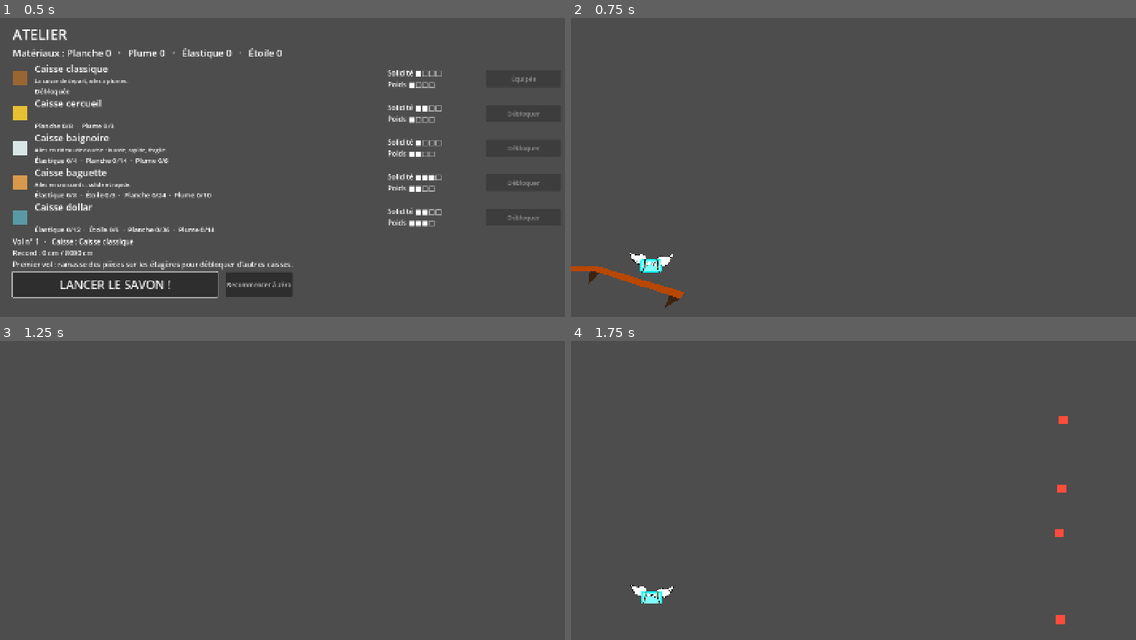
Above: before the commit, frames 1-4 (two rows, left to right).
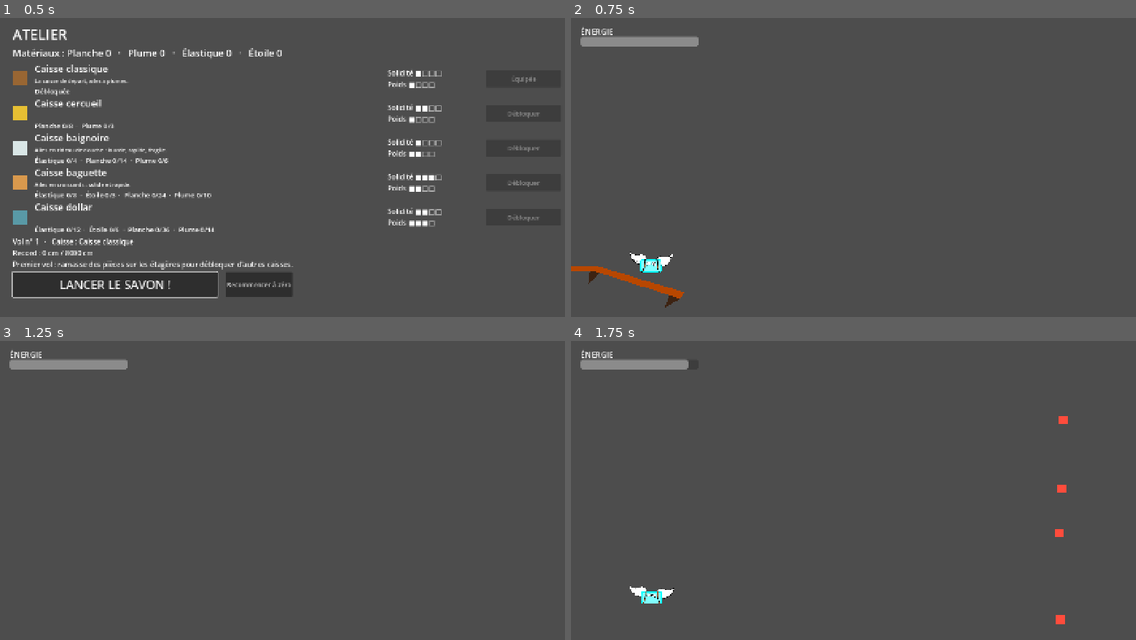
Above: after the commit, the same moments.

Repository: atostivint/LesAilesEtLaCaisse
Game: Godot game, scene res://scenes/atelier.tscn
The game is run twice, just before and just after one commit, with the same random seed, the same clock (stepped at 60 frames per second) and the same inputs.
Inputs (mouse positions are in pixels of both pictures, inside the frame that each line leads up to):
- Up to frame 1 (0.5 s): no input
- Up to frame 2 (0.75 s): click "LANCER LE SAVON !" at 0.5 s
- Up to frame 3 (1.25 s): no input
- Up to frame 4 (1.75 s): move the mouse to (983, 484) at 1.27 s; hold Space (thrust) from 1.28 s (still down); click (983, 484) at 1.42 s

Frame 1 is identical in both runs. In frame 2, 0.8% of the frame differs, in the area x 1-23%, y 3-10%; in frame 3, 0.8%; in frame 4, 0.8%.

Commit message:
Add energy bar that recharges on shelves

Diff:
--- a/scenes/level.gd
+++ b/scenes/level.gd
@@ -6,6 +6,7 @@
 
 @onready var soap = $Soap
 @onready var cam = $Camera2D
+@onready var flight_energy_bar: ProgressBar = %FlightEnergy
 
 @export var trap_timer_init: float = 0.5
 
@@ -20,9 +21,15 @@
 	soap.cruise_speed = cruise_speed
 	soap.gravity = gravity
 	soap.jet_thrust = jet_thrust
+	flight_energy_bar.max_value = soap.max_flight_energy
+	flight_energy_bar.value = soap.flight_energy
 
 	trap_spawners = %TrapsSpawnerGroup.get_children()
 	%TrapTimer.wait_time = trap_timer_init
+
+
+func _process(_delta: float) -> void:
+	flight_energy_bar.value = soap.flight_energy
 
 
 func _physics_process(delta: float) -> void:
--- a/scenes/level.tscn
+++ b/scenes/level.tscn
@@ -17,6 +17,24 @@
 
 [node name="Camera2D" type="Camera2D" parent="." unique_id=1352944768]
 position = Vector2(731, 409)
+
+[node name="HUD" type="CanvasLayer" parent="." unique_id=1949068157]
+
+[node name="EnergyLabel" type="Label" parent="HUD" unique_id=1949068158]
+offset_left = 24.0
+offset_top = 20.0
+offset_right = 324.0
+offset_bottom = 44.0
+theme_override_font_sizes/font_size = 20
+text = "ÉNERGIE"
+
+[node name="FlightEnergy" type="ProgressBar" parent="HUD" unique_id=1949068159]
+unique_name_in_owner = true
+offset_left = 24.0
+offset_top = 48.0
+offset_right = 324.0
+offset_bottom = 72.0
+show_percentage = false
 
 [node name="TrapsSpawnerGroup" type="Polygon2D" parent="." unique_id=1986952392]
 unique_name_in_owner = true
--- a/scenes/shelf.tscn
+++ b/scenes/shelf.tscn
@@ -2,7 +2,7 @@
 
 [ext_resource type="Script" uid="uid://e7j2cm5fc1x3" path="res://scripts/shelf.gd" id="1_shelf"]
 
-[node name="Shelf" type="StaticBody2D" unique_id=1763206019]
+[node name="Shelf" type="StaticBody2D" unique_id=1763206019 groups=["shelves"]]
 script = ExtResource("1_shelf")
 
 [node name="BracketLeft" type="Polygon2D" parent="." unique_id=1016831617]
--- a/scenes/soap.gd
+++ b/scenes/soap.gd
@@ -3,6 +3,12 @@
 var cruise_speed: float
 var gravity: float
 var jet_thrust: float
+
+@export_group("Jauge de vol")
+@export_range(1.0, 1000.0, 1.0) var max_flight_energy := 100.0
+@export_range(0.0, 100.0, 0.5) var energy_drain_per_second := 20.0
+@export_range(0.0, 100.0, 0.5) var energy_recharge_per_second := 35.0
+var flight_energy: float
 
 ##  - les ailes battent en boucle (AnimationPlayer « WingsPlayer »), plus vite quand le jet est maintenu ;
 ##  - les yeux regardent devant, puis de temps en temps en bas d'un côté ou de l'autre (peur de tomber) ;
@@ -55,8 +61,13 @@
 @onready var gaze_timer: Timer = $GazeTimer
 @onready var mouth_timer: Timer = $MouthTimer
 
+var SHELF_SLOPE_TANGENT := Vector2(221.0, 71.0).normalized()
+var SHELF_SLOPE_NORMAL := Vector2(-71.0, 221.0).normalized()
+const MIN_SLOPE_SLIDE_SPEED := 40.0
+
 func _ready() -> void:
 	velocity = Vector2(1, 1)
+	flight_energy = max_flight_energy
 
 	$Visuals/Fond.self_modulate = body_color
 	mouth_timer.wait_time = mouth_interval
@@ -67,12 +78,29 @@
 	velocity += Vector2(0, gravity) * delta
 	velocity.x = cruise_speed * delta
 
-	if Input.is_action_just_pressed("thrust"):
-		velocity.y = 0
-	if Input.is_action_pressed("thrust"):
+	thrusting = Input.is_action_pressed("thrust") and flight_energy > 0.0
+	if thrusting:
+		if Input.is_action_just_pressed("thrust"):
+			velocity.y = 0.0
 		velocity.y -= jet_thrust * delta
+		flight_energy = maxf(0.0, flight_energy - energy_drain_per_second * delta)
 
 	move_and_slide()
+	if _is_sliding_on_shelf_slope():
+		flight_energy = minf(max_flight_energy, flight_energy + energy_recharge_per_second * delta)
+
+
+func _is_sliding_on_shelf_slope() -> bool:
+	for i in get_slide_collision_count():
+		var collision := get_slide_collision(i)
+		var collider := collision.get_collider() as Node
+		if collider != null and collider.is_in_group("shelves"):
+			return true
+		# if absf(collision.get_normal().dot(SHELF_SLOPE_NORMAL)) < 0.98:
+		# 	continue
+		# if absf(velocity.dot(SHELF_SLOPE_TANGENT)) >= MIN_SLOPE_SLIDE_SPEED:
+		# 	return true
+	return false
 
 
 func set_crate_texture(texture: Texture2D) -> void:
--- /dev/null
+++ b/scenes/soap_a.tscn
@@ -0,0 +1,143 @@
+[gd_scene format=3 uid="uid://41rgft6gb77r"]
+
+[ext_resource type="Script" uid="uid://ee3lkbentbds" path="res://scripts/soap.gd" id="1_script"]
+[ext_resource type="Texture2D" uid="uid://dtaqxwt3eml0l" path="res://artwork/sprites/aile_gauche.svg" id="t_aile_gauche"]
+[ext_resource type="Texture2D" uid="uid://b27rq47akl4pl" path="res://artwork/sprites/aile_droite.svg" id="t_aile_droite"]
+[ext_resource type="Texture2D" uid="uid://codbfaocqrx5e" path="res://artwork/sprites/savon_bleu_fond.svg" id="t_fond"]
+[ext_resource type="Texture2D" uid="uid://bys3of372vlaj" path="res://artwork/sprites/savon_bleu_contour.svg" id="t_contour"]
+[ext_resource type="Texture2D" uid="uid://dxopa0kyyetjg" path="res://artwork/sprites/savon_bleu_reflet.svg" id="t_reflet"]
+[ext_resource type="Texture2D" uid="uid://b48vn28w7brq0" path="res://artwork/sprites/savon_bleu_sangles.svg" id="t_sangles"]
+[ext_resource type="Texture2D" uid="uid://cxuba43e4c00v" path="res://artwork/sprites/savon_bleu_yeux_blancs.svg" id="t_yeux"]
+[ext_resource type="Texture2D" uid="uid://lupppk2b8v83" path="res://artwork/sprites/savon_bleu_pupille_gauche.svg" id="t_pg"]
+[ext_resource type="Texture2D" uid="uid://dy3thawbe65cp" path="res://artwork/sprites/savon_bleu_pupille_droite.svg" id="t_pd"]
+[ext_resource type="Texture2D" uid="uid://bmacnqyvlkylp" path="res://artwork/sprites/savon_bleu_bouche_grimace.svg" id="t_grimace"]
+[ext_resource type="Texture2D" uid="uid://cndr5p0jcu7uf" path="res://artwork/sprites/savon_bleu_bouche_sourire.svg" id="t_sourire"]
+[ext_resource type="Texture2D" uid="uid://c0c43ouj35xis" path="res://artwork/sprites/savon_bleu_bouche_moue.svg" id="t_moue"]
+[ext_resource type="Texture2D" uid="uid://bx5n4ni7fnnxw" path="res://artwork/sprites/savon_bleu_bouche_inquiete.svg" id="t_inquiete"]
+[ext_resource type="Texture2D" uid="uid://ts2qb5sliieh" path="res://artwork/sprites/savon_bleu_bouche_surprise.svg" id="t_surprise"]
+
+[sub_resource type="Animation" id="Animation_blink"]
+resource_name = "blink"
+length = 0.1667
+loop_mode = 1
+tracks/0/type = "value"
+tracks/0/imported = false
+tracks/0/enabled = true
+tracks/0/path = NodePath(".:modulate")
+tracks/0/interp = 1
+tracks/0/loop_wrap = true
+tracks/0/keys = {
+"times": PackedFloat32Array(0, 0.0833),
+"transitions": PackedFloat32Array(1, 1),
+"update": 1,
+"values": [Color(1, 1, 1, 0.35), Color(1, 1, 1, 1)]
+}
+
+[sub_resource type="AnimationLibrary" id="AnimationLibrary_soap"]
+_data = {
+&"blink": SubResource("Animation_blink")
+}
+
+[sub_resource type="Animation" id="Animation_flap"]
+resource_name = "flap"
+length = 0.5
+loop_mode = 1
+tracks/0/type = "value"
+tracks/0/imported = false
+tracks/0/enabled = true
+tracks/0/path = NodePath("Visuals/AileGauche:rotation")
+tracks/0/interp = 2
+tracks/0/loop_wrap = true
+tracks/0/keys = {
+"times": PackedFloat32Array(0, 0.25, 0.5),
+"transitions": PackedFloat32Array(1, 1, 1),
+"update": 0,
+"values": [0.45, -0.35, 0.45]
+}
+tracks/1/type = "value"
+tracks/1/imported = false
+tracks/1/enabled = true
+tracks/1/path = NodePath("Visuals/AileDroite:rotation")
+tracks/1/interp = 2
+tracks/1/loop_wrap = true
+tracks/1/keys = {
+"times": PackedFloat32Array(0, 0.25, 0.5),
+"transitions": PackedFloat32Array(1, 1, 1),
+"update": 0,
+"values": [-0.45, 0.35, -0.45]
+}
+
+[sub_resource type="AnimationLibrary" id="AnimationLibrary_wings"]
+_data = {
+&"flap": SubResource("Animation_flap")
+}
+
+[node name="Soap" type="Node2D" unique_id=674192252]
+modulate = Color(1, 1, 1, 1)
+script = ExtResource("1_script")
+mouths = Array[Texture2D]([ExtResource("t_grimace"), ExtResource("t_sourire"), ExtResource("t_moue"), ExtResource("t_inquiete"), ExtResource("t_surprise")])
+
+[node name="Visuals" type="Node2D" parent="."]
+scale = Vector2(0.29, 0.29)
+
+[node name="AileGauche" type="Node2D" parent="Visuals"]
+position = Vector2(-57.4, -38.2)
+
+[node name="Sprite" type="Sprite2D" parent="Visuals/AileGauche"]
+position = Vector2(-50.2, -38.7)
+texture = ExtResource("t_aile_gauche")
+
+[node name="AileDroite" type="Node2D" parent="Visuals"]
+position = Vector2(59.3, -21.7)
+
+[node name="Sprite" type="Sprite2D" parent="Visuals/AileDroite"]
+position = Vector2(50.2, -38.7)
+texture = ExtResource("t_aile_droite")
+
+[node name="Caisse" type="Sprite2D" parent="Visuals"]
+position = Vector2(0, -107.93)
+
+[node name="Fond" type="Sprite2D" parent="Visuals"]
+texture = ExtResource("t_fond")
+
+[node name="Contour" type="Sprite2D" parent="Visuals"]
+texture = ExtResource("t_contour")
+
+[node name="Reflet" type="Sprite2D" parent="Visuals"]
+texture = ExtResource("t_reflet")
+
+[node name="Sangles" type="Sprite2D" parent="Visuals"]
+texture = ExtResource("t_sangles")
+
+[node name="YeuxBlancs" type="Sprite2D" parent="Visuals"]
+texture = ExtResource("t_yeux")
+
+[node name="PupilleGauche" type="Sprite2D" parent="Visuals"]
+texture = ExtResource("t_pg")
+
+[node name="PupilleDroite" type="Sprite2D" parent="Visuals"]
+texture = ExtResource("t_pd")
+
+[node name="Bouche" type="Sprite2D" parent="Visuals"]
+
+[node name="AnimationPlayer" type="AnimationPlayer" parent="." unique_id=851107047]
+libraries/ = SubResource("AnimationLibrary_soap")
+
+[node name="WingsPlayer" type="AnimationPlayer" parent="."]
+libraries/ = SubResource("AnimationLibrary_wings")
+autoplay = "flap"
+
+[node name="GazeTimer" type="Timer" parent="."]
+one_shot = true
+
+[node name="MouthTimer" type="Timer" parent="."]
+wait_time = 1.4
+autostart = true
+
+[node name="CharacterBody2D" type="CharacterBody2D" parent="." unique_id=1732252205]
+
+[node name="CollisionPolygon2D" type="CollisionPolygon2D" parent="CharacterBody2D" unique_id=795917749]
+polygon = PackedVector2Array(-27, -19, -28, 20, 27, 19, 27, -19)
+
+[connection signal="timeout" from="GazeTimer" to="." method="_on_gaze_timer_timeout"]
+[connection signal="timeout" from="MouthTimer" to="." method="_on_mouth_timer_timeout"]
